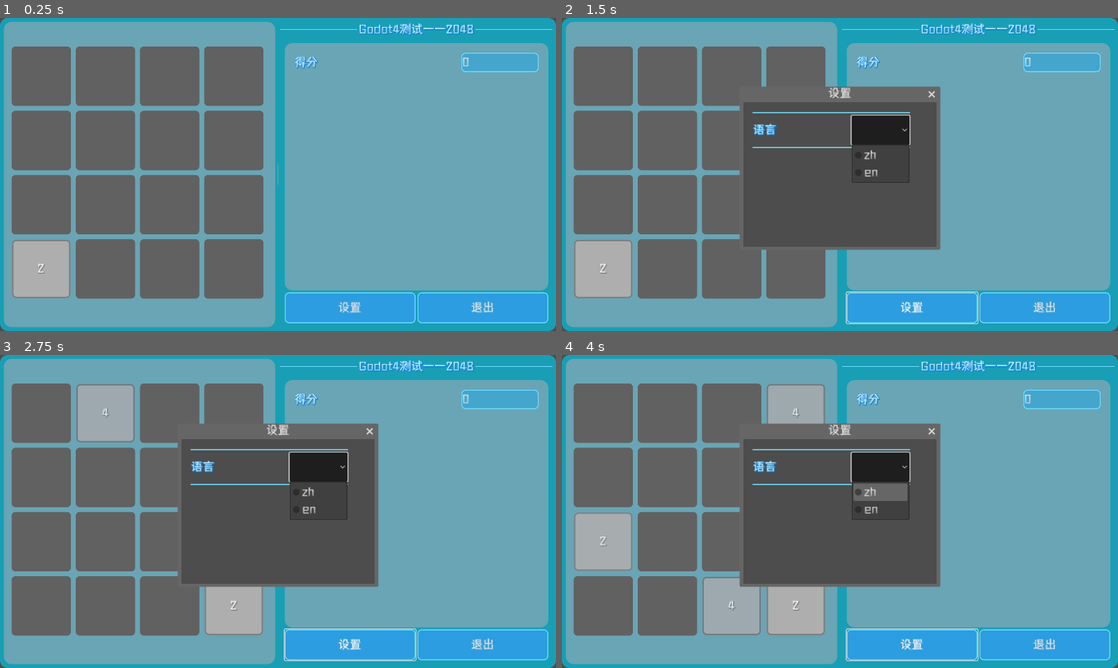
Above: before the commit, frames 1-4 (two rows, left to right).
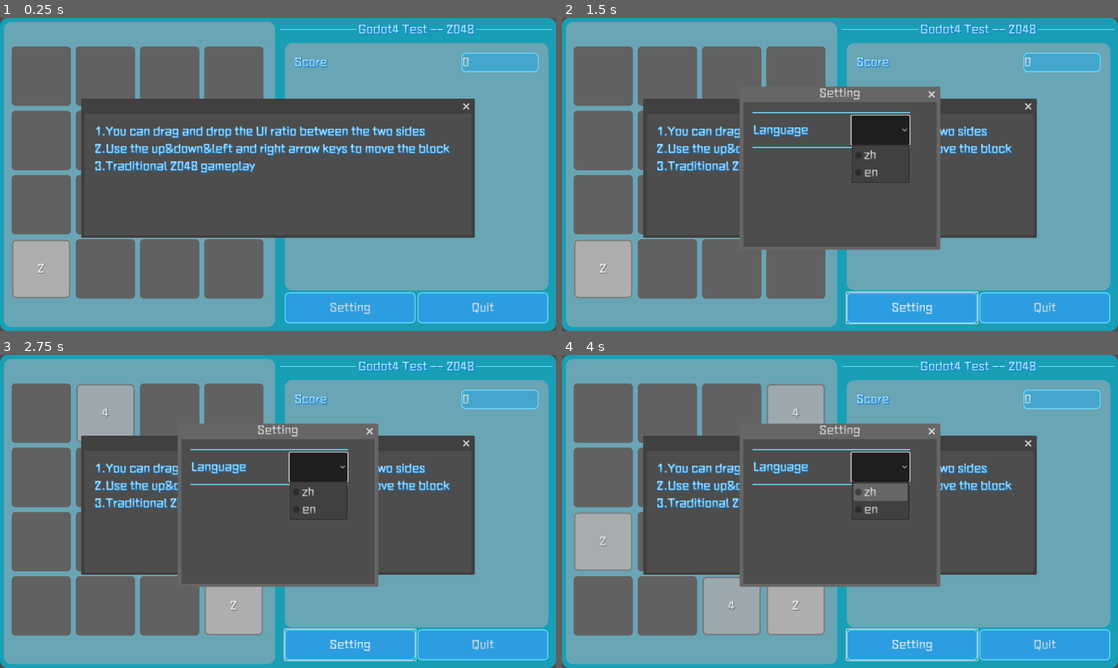
Above: after the commit, the same moments.

Repository: DeanNevan/Godot4-Beta7-Test1-2048
Game: Godot game, scene res://src/main/main/gui/MainGUI.tscn
Same seed, same stepped clock (60 frames per second), same inputs: the game is played once before the commit and once after it.
Inputs (mouse positions are in pixels of both pictures, inside the frame that each line leads up to):
- Up to frame 1 (0.25 s): no input
- Up to frame 2 (1.5 s): click "设置" (after the commit: "Setting") at 0.5 s; click (878, 130) at 1.25 s
- Up to frame 3 (2.75 s): hold Right (move_right) from 2.03 s (still down)
- Up to frame 4 (4 s): release Right (move_right) at 2.78 s; hold Down (move_down) 2.78-3.53 s; hold Right (move_right) from 3.53 s (still down)

The runs differ from the first frame. In frame 1, 23% of the frame differs, in the area x 14-89%, y 1-95%; in frame 2, 12%; in frame 3, 12%; in frame 4, 12%.

Commit message:
添加说明窗口

Diff:
--- a/assets/translation/default_translation.csv
+++ b/assets/translation/default_translation.csv
@@ -1,4 +1,7 @@
 ,en,zh
+!intro1,1.You can drag and drop the UI ratio between the two sides,1.中间可以拖拽调整两边UI占比
+!intro2,2.Use the up&down&left and right arrow keys to move the block,2.使用上下左右方向键移动方块
+!intro3,3.Traditional 2048 gameplay,3.传统的2048玩法
 !title,Godot4 Test -- 2048,Godot4测试——2048
 !score,Score,得分
 !setting,Setting,设置
--- a/src/main/main/gui/MainGUI.gd
+++ b/src/main/main/gui/MainGUI.gd
@@ -7,8 +7,9 @@
 
 # Called when the node enters the scene tree for the first time.
 func _ready():
-	TranslationServer.set_locale("zh")
+	TranslationServer.set_locale("en")
 	update_ui()
+	$WindowIntro.popup_centered()
 	#$Window.child_controls_changed()
 	pass # Replace with function body.
 
@@ -49,3 +50,8 @@
 	score += final_value
 	update_ui()
 	pass # Replace with function body.
+
+
+func _on_window_intro_close_requested():
+	$WindowIntro.hide()
+	pass # Replace with function body.
--- a/src/main/main/gui/MainGUI.tscn
+++ b/src/main/main/gui/MainGUI.tscn
@@ -25,8 +25,40 @@
 anchor_bottom = 1.0
 grow_horizontal = 2
 grow_vertical = 2
-theme = ExtResource("1_xigkx")
+theme = ExtResource("1_aqp4v")
 script = ExtResource("2_kmyd3")
+
+[node name="WindowIntro" type="Window" parent="."]
+size = Vector2i(800, 250)
+
+[node name="MarginContainer" type="MarginContainer" parent="WindowIntro"]
+custom_minimum_size = Vector2(800, 250)
+anchors_preset = 15
+anchor_right = 1.0
+anchor_bottom = 1.0
+grow_horizontal = 2
+grow_vertical = 2
+size_flags_horizontal = 3
+size_flags_vertical = 3
+theme_override_constants/margin_left = 20
+theme_override_constants/margin_top = 20
+theme_override_constants/margin_right = 20
+theme_override_constants/margin_bottom = 20
+
+[node name="VBoxContainer" type="VBoxContainer" parent="WindowIntro/MarginContainer"]
+layout_mode = 2
+
+[node name="Label" type="Label" parent="WindowIntro/MarginContainer/VBoxContainer"]
+layout_mode = 2
+text = "!intro1"
+
+[node name="Label2" type="Label" parent="WindowIntro/MarginContainer/VBoxContainer"]
+layout_mode = 2
+text = "!intro2"
+
+[node name="Label3" type="Label" parent="WindowIntro/MarginContainer/VBoxContainer"]
+layout_mode = 2
+text = "!intro3"
 
 [node name="PopupFail" type="PopupPanel" parent="."]
 size = Vector2i(308, 208)
@@ -171,6 +203,7 @@
 size_flags_vertical = 8
 text = "!quit"
 
+[connection signal="close_requested" from="WindowIntro" to="." method="_on_window_intro_close_requested"]
 [connection signal="combine_event_happend" from="MarginContainer/HSplitContainer/MarginContainer/Board" to="." method="_on_board_combine_event_happend"]
 [connection signal="pressed" from="MarginContainer/HSplitContainer/MarginContainer2/VBoxContainer/MarginContainer/VBoxContainer/HBoxContainer/ButtonSetting" to="." method="_on_button_setting_pressed"]
 [connection signal="pressed" from="MarginContainer/HSplitContainer/MarginContainer2/VBoxContainer/MarginContainer/VBoxContainer/HBoxContainer/ButtonQuit" to="." method="_on_button_quit_pressed"]
Not shown, changed: assets/font/HandWrite.ttf.import
Not shown: 3 places in assets/theme/default_theme.tres that only renumber resources
Binary file changed: assets/translation/default_translation.en.translation
Binary file changed: assets/translation/default_translation.zh.translation
Not shown: 1 places in src/main/main/gui/MainGUI.tscn that only renumber resources
